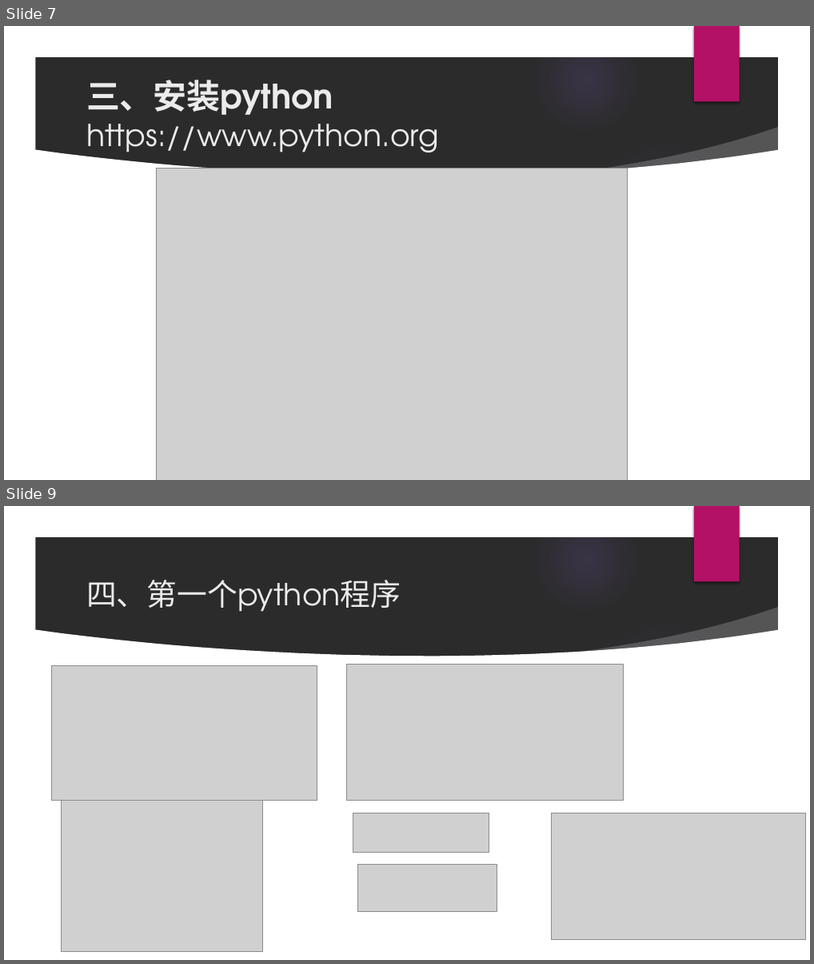
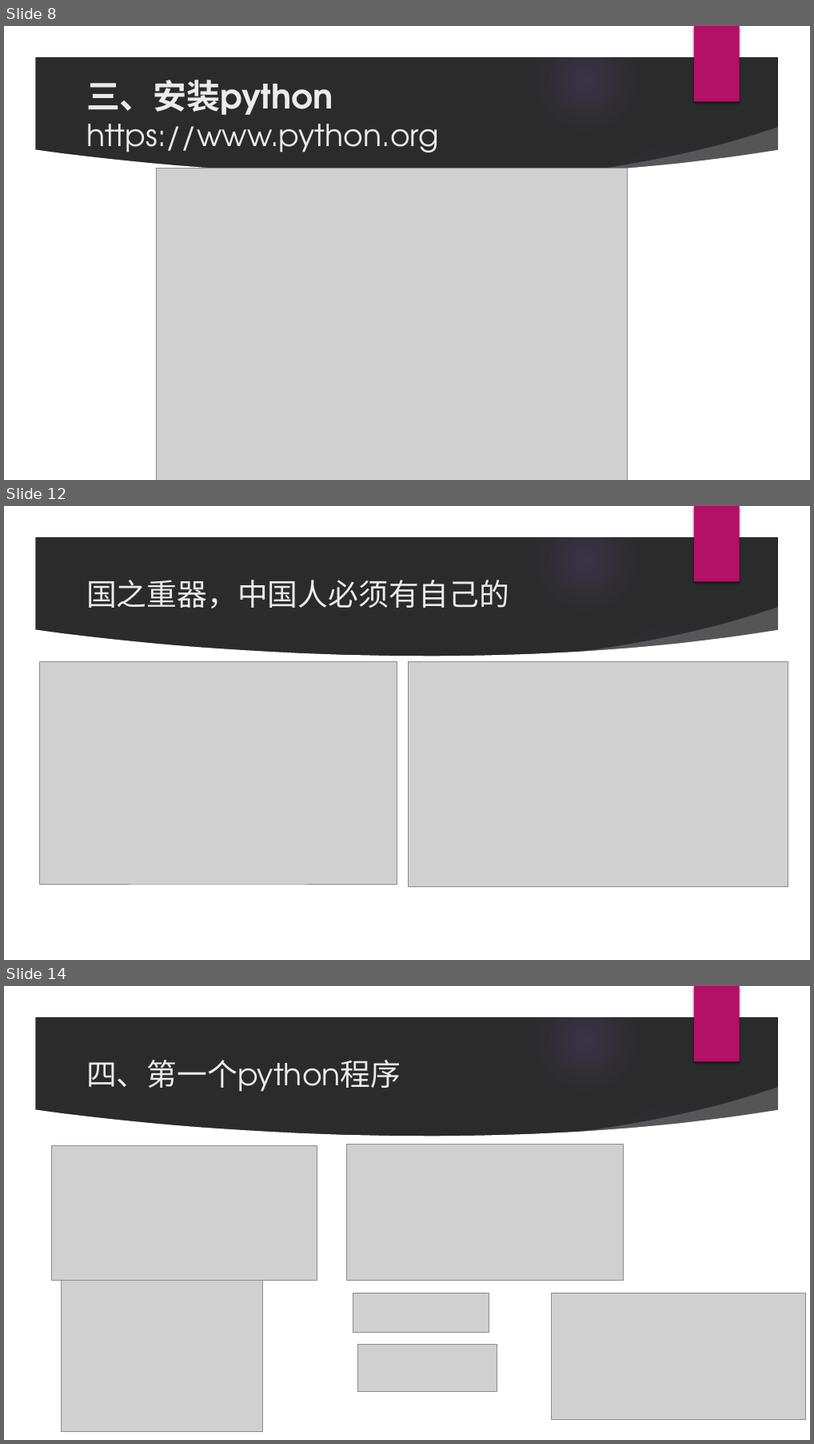
Before and after one commit to littlehb/ShaoHuiLin, a slide deck: Python课程/第1课-python入门/python入门.pptx. Shown one above the other, each under a label of ours: slides 7 and 9 before the commit, slides 8, 12 and 14 after it; the slides between them are not shown. The pictures are 814x964 and 814x1444 pixels, drawn with LibreOffice and Linux fonts; fonts in the diff are those of the drawing; grey boxes stand for pictures; background and template pictures are left out; a plain dark background stands for a picture behind light text. Boxes give left, top, right and bottom in pixels: in the first picture for what was removed or moved away, otherwise in the second. Text is boxed around its words. In the diff, an @@ line names an element or a change of style, - is before the commit and + after.

```diff
--- a/Python课程/第1课-python入门/python入门.pptx
+++ b/Python课程/第1课-python入门/python入门.pptx
@@ slide 12 added at box(4, 506, 810, 960), background picture (left out); not listed: 9 template elements that a slide beside it also shows @@
@@ title added at box(86, 580, 510, 608), 36 pt, text #EBEBEB @@
+国之重器，中国人必须有自己的
@@ picture added at box(40, 661, 398, 884) @@
@@ picture added at box(408, 661, 788, 887) @@
@@ what was slide 7 is now slide 8 @@
@@ what was slide 9 is now slide 14 @@
```
Also in this commit, not shown: 4 slides changed, 6 other slides added.
